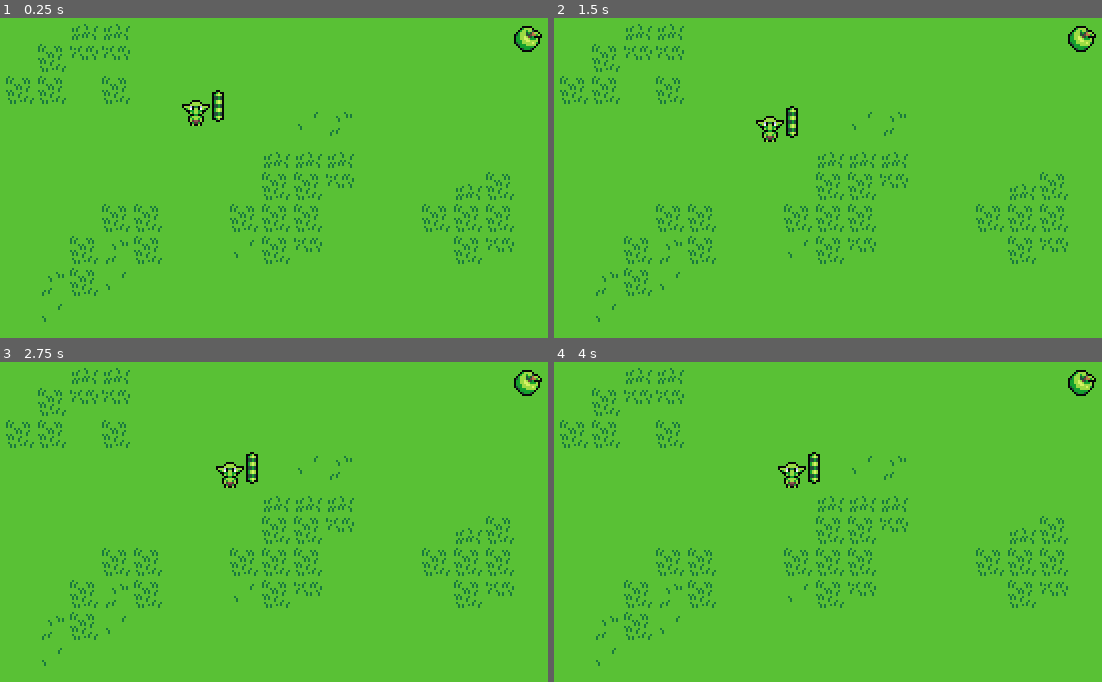
Above: before the commit, frames 1-4 (two rows, left to right).
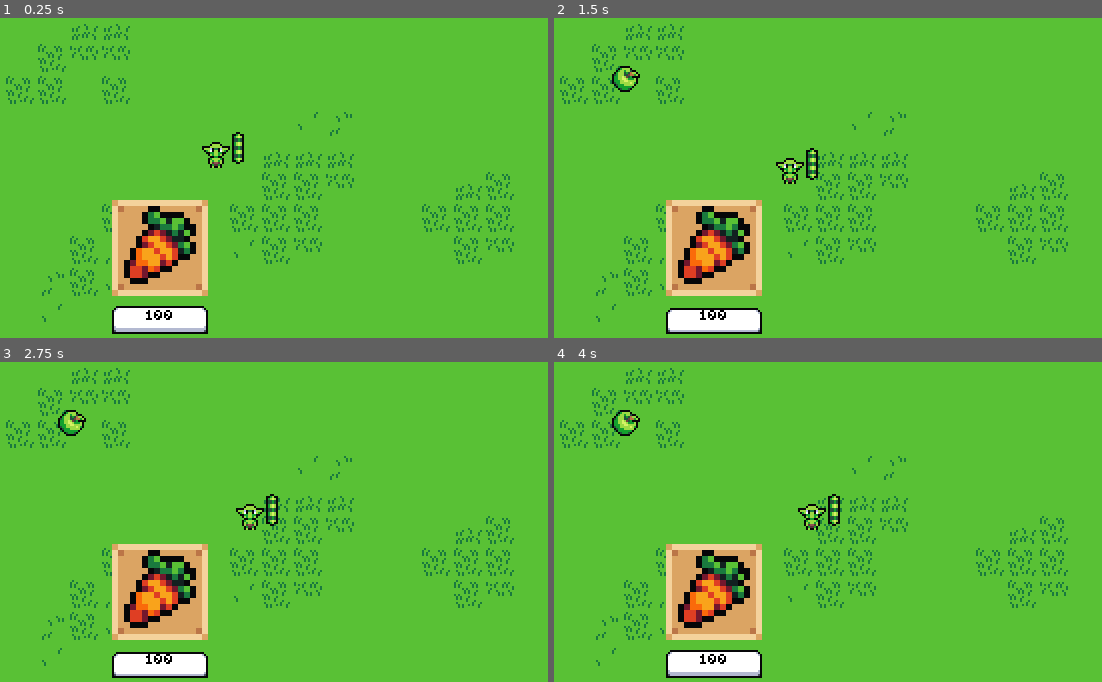
Above: after the commit, the same moments.

Repository: Fivarto/Little-Guys-WorkingTittle
Game: Godot game, scene res://Scenes/Levels/teste_level.tscn
Two runs of this game, one before a commit and one after it. Both use one fixed random seed, a clock stepped at 60 frames per second and the inputs below.
Inputs (mouse positions are in pixels of both pictures, inside the frame that each line leads up to):
- Up to frame 1 (0.25 s): no input
- Up to frame 2 (1.5 s): click (712, 318) at 0.5 s, where only the run after the commit has a clickable "100"; click (712, 318) at 1.25 s, where only the run after the commit has a clickable "100"
- Up to frame 3 (2.75 s): click (158, 662) at 2 s, where only the run after the commit has a clickable "100"
- Up to frame 4 (4 s): move the mouse to (986, 483) at 2.77 s; click (986, 483) at 2.92 s; drag from (718, 518) to (1080, 381) at 3.52 s

The runs differ from the first frame. In frame 1, 7.8% of the frame differs, in the area x 20-99%, y 2-99%; in frame 2, 8.0%; in frame 3, 8.0%; in frame 4, 8.1%, in the area x 10-99%, y 2-99%.

Commit message:
DAY - 4 - Inventory and Select State "Working"
Pegando um pouco da interface de inventário que fiz em um outro projeto pra ver se é viável usar aqui também  , comecei a migrar a lógica de selecionar o littleguy pra um state da state machine, ainda tô apanhando um pouco com isso mas , vamos tentar e.e/

Diff:
--- a/Little-Guys-WorkingTittle-main/Resources/Characters/Globlin.tres
+++ b/Little-Guys-WorkingTittle-main/Resources/Characters/Globlin.tres
@@ -17,6 +17,6 @@
 health = 50.0
 hunger = 100.0
 stomach_size = 100.0
-move_speed = 10.0
+move_speed = 50.0
 material = SubResource("ShaderMaterial_0eusx")
 metadata/_custom_type_script = "uid://byvkwtdmtokyv"
--- /dev/null
+++ b/Little-Guys-WorkingTittle-main/Scenes/Huds/inventory_slot.tscn
@@ -0,0 +1,46 @@
+[gd_scene load_steps=4 format=3 uid="uid://c7jktgjtkiemu"]
+
+[ext_resource type="Texture2D" uid="uid://ynd0r5f6kcyv" path="res://Assets/UI/Item_Slot_Simple.png" id="1_ejerk"]
+[ext_resource type="Texture2D" uid="uid://xhvvrev52bp4" path="res://Assets/Foods/Banana.png" id="2_54nyn"]
+[ext_resource type="FontFile" uid="uid://bpf416n2hbfkv" path="res://Assets/Fonts/pixel.ttf" id="2_vaalo"]
+
+[node name="Inventory_Slot" type="Control"]
+layout_mode = 3
+anchors_preset = 15
+anchor_right = 1.0
+anchor_bottom = 1.0
+offset_right = -304.0
+offset_bottom = -164.0
+grow_horizontal = 2
+grow_vertical = 2
+
+[node name="SlotBG" type="TextureRect" parent="."]
+layout_mode = 0
+offset_right = 16.0
+offset_bottom = 16.0
+texture = ExtResource("1_ejerk")
+expand_mode = 4
+
+[node name="Item_Icon" type="TextureRect" parent="."]
+layout_mode = 0
+offset_right = 16.0
+offset_bottom = 16.0
+texture = ExtResource("2_54nyn")
+
+[node name="Item_Count" type="Label" parent="."]
+layout_mode = 1
+anchors_preset = 3
+anchor_left = 1.0
+anchor_top = 1.0
+anchor_right = 1.0
+anchor_bottom = 1.0
+offset_left = -16.0
+offset_top = -16.0
+grow_horizontal = 0
+grow_vertical = 0
+theme_override_colors/font_color = Color(1, 1, 1, 1)
+theme_override_fonts/font = ExtResource("2_vaalo")
+theme_override_font_sizes/font_size = 5
+text = "1"
+horizontal_alignment = 2
+vertical_alignment = 2
--- /dev/null
+++ b/Little-Guys-WorkingTittle-main/Scenes/Huds/item_shop_wip.tscn
@@ -0,0 +1,75 @@
+[gd_scene load_steps=8 format=3 uid="uid://cb5hgibll60nv"]
+
+[ext_resource type="Texture2D" uid="uid://ynd0r5f6kcyv" path="res://Assets/UI/Item_Slot_Simple.png" id="1_1ga6k"]
+[ext_resource type="Script" uid="uid://3rob3uo3kdcd" path="res://Scripts/Shop/item_shop_wip.gd" id="1_73m1w"]
+[ext_resource type="Texture2D" uid="uid://b5rtgaiu0ls7l" path="res://Assets/Foods/Carrot.png" id="1_a6kiv"]
+[ext_resource type="Texture2D" uid="uid://c1u7daulmudad" path="res://Assets/UI/Button_Base_Hover48x16.png" id="1_vu2r5"]
+[ext_resource type="Texture2D" uid="uid://dcduoibasqjo8" path="res://Assets/UI/Button_Base_Click48x16.png" id="2_a6kiv"]
+[ext_resource type="Texture2D" uid="uid://vwxoy2l3d6bn" path="res://Assets/UI/Button_Base48x16.png" id="3_1ga6k"]
+[ext_resource type="FontFile" uid="uid://bpf416n2hbfkv" path="res://Assets/Fonts/pixel.ttf" id="4_73m1w"]
+
+[node name="ItemShop-WIP" type="Control"]
+layout_mode = 3
+anchors_preset = 15
+anchor_right = 1.0
+anchor_bottom = 1.0
+grow_horizontal = 2
+grow_vertical = 2
+script = ExtResource("1_73m1w")
+
+[node name="GridContainer" type="GridContainer" parent="."]
+custom_minimum_size = Vector2(180, 60)
+layout_mode = 1
+anchors_preset = 7
+anchor_left = 0.5
+anchor_top = 1.0
+anchor_right = 0.5
+anchor_bottom = 1.0
+offset_left = -90.0
+offset_top = -69.0
+offset_right = 90.0
+offset_bottom = -9.0
+grow_horizontal = 2
+grow_vertical = 0
+theme_override_constants/h_separation = 56
+theme_override_constants/v_separation = 72
+columns = 3
+
+[node name="Cursor3" type="Control" parent="GridContainer"]
+layout_mode = 2
+
+[node name="VBoxContainer" type="VBoxContainer" parent="GridContainer/Cursor3"]
+layout_mode = 0
+offset_right = 40.0
+offset_bottom = 40.0
+
+[node name="Item_Slot" type="TextureRect" parent="GridContainer/Cursor3/VBoxContainer"]
+layout_mode = 2
+texture = ExtResource("1_1ga6k")
+expand_mode = 4
+
+[node name="Item_Icon" type="TextureRect" parent="GridContainer/Cursor3/VBoxContainer/Item_Slot"]
+layout_mode = 2
+offset_right = 48.0
+offset_bottom = 48.0
+texture = ExtResource("1_a6kiv")
+expand_mode = 4
+
+[node name="buy_button" type="TextureButton" parent="GridContainer/Cursor3/VBoxContainer"]
+custom_minimum_size = Vector2(48, 16)
+layout_mode = 2
+texture_normal = ExtResource("3_1ga6k")
+texture_pressed = ExtResource("2_a6kiv")
+texture_hover = ExtResource("1_vu2r5")
+
+[node name="Label" type="Label" parent="GridContainer/Cursor3/VBoxContainer/buy_button"]
+layout_mode = 1
+offset_right = 48.0
+offset_bottom = 16.0
+theme_override_colors/font_color = Color(0, 0, 0, 1)
+theme_override_fonts/font = ExtResource("4_73m1w")
+theme_override_font_sizes/font_size = 5
+text = "100"
+horizontal_alignment = 1
+
+[connection signal="pressed" from="GridContainer/Cursor3/VBoxContainer/buy_button" to="." method="_on_buy_button_pressed"]
--- a/Little-Guys-WorkingTittle-main/Scenes/Levels/teste_level.tscn
+++ b/Little-Guys-WorkingTittle-main/Scenes/Levels/teste_level.tscn
@@ -2,7 +2,7 @@
 
 [ext_resource type="PackedScene" uid="uid://cgpmisvuowcis" path="res://Scenes/Tamagochis/Tamagochi_Base.tscn" id="1_ttep0"]
 [ext_resource type="Texture2D" uid="uid://c05m22td4gs5v" path="res://Assets/TileSets/Grass.png" id="1_xe3i6"]
-[ext_resource type="PackedScene" uid="uid://dnut3c4vx4fml" path="res://Scenes/Food/food.tscn" id="2_d0783"]
+[ext_resource type="PackedScene" uid="uid://cb5hgibll60nv" path="res://Scenes/Huds/item_shop_wip.tscn" id="3_xe3i6"]
 
 [sub_resource type="TileSetAtlasSource" id="TileSetAtlasSource_puijc"]
 texture = ExtResource("1_xe3i6")
@@ -26,7 +26,8 @@
 tile_set = SubResource("TileSet_d0783")
 
 [node name="Tamagochi_Base" parent="." instance=ExtResource("1_ttep0")]
-position = Vector2(110, 64)
+position = Vector2(120, 85)
 
-[node name="Food" parent="." instance=ExtResource("2_d0783")]
-position = Vector2(278, 30)
+[node name="CanvasLayer" type="CanvasLayer" parent="."]
+
+[node name="ItemShop-WIP" parent="CanvasLayer" instance=ExtResource("3_xe3i6")]
--- a/Little-Guys-WorkingTittle-main/Scenes/Tamagochis/Tamagochi_Base.tscn
+++ b/Little-Guys-WorkingTittle-main/Scenes/Tamagochis/Tamagochi_Base.tscn
@@ -9,6 +9,7 @@
 [ext_resource type="Texture2D" uid="uid://cbr4n5lc6v5jt" path="res://Assets/UI/StatusBar8PX.png" id="6_4b0ir"]
 [ext_resource type="Script" uid="uid://csxyy3yyviwr5" path="res://StateMachines/States/follow.gd" id="7_6ybb5"]
 [ext_resource type="Texture2D" uid="uid://q4mvdwkk3ufv" path="res://Assets/UI/StatusBar_FULL8PX.png" id="7_ua8gj"]
+[ext_resource type="Script" uid="uid://b7iwn4cjc6la4" path="res://StateMachines/States/Selected.gd" id="8_3n4fh"]
 
 [sub_resource type="ShaderMaterial" id="ShaderMaterial_6ybb5"]
 shader = ExtResource("3_ua8gj")
@@ -20,6 +21,7 @@
 radius = 11.0
 
 [sub_resource type="RectangleShape2D" id="RectangleShape2D_6ybb5"]
+size = Vector2(12, 12)
 
 [node name="Tamagochi_Base" type="CharacterBody2D" node_paths=PackedStringArray("tama_body") groups=["Tamagochi"]]
 script = ExtResource("1_udyy6")
@@ -69,6 +71,9 @@
 [node name="Follow" type="Node" parent="State_Machine"]
 script = ExtResource("7_6ybb5")
 
+[node name="Selected" type="Node2D" parent="State_Machine"]
+script = ExtResource("8_3n4fh")
+
 [node name="TamaGochiStatusUI" type="Control" parent="."]
 layout_mode = 3
 anchors_preset = 0
@@ -101,6 +106,7 @@
 [node name="Mouth" type="Area2D" parent="."]
 
 [node name="CollisionShape2D" type="CollisionShape2D" parent="Mouth"]
+position = Vector2(0, 2)
 shape = SubResource("RectangleShape2D_6ybb5")
 debug_color = Color(0.995981, 0, 0.195412, 0.42)
 
--- /dev/null
+++ b/Little-Guys-WorkingTittle-main/Scenes/Tamagochis/Waste/Poop.tscn
@@ -0,0 +1,52 @@
+[gd_scene load_steps=7 format=3 uid="uid://qjymeatwbcqf"]
+
+[ext_resource type="Texture2D" uid="uid://b61635hhaxa5d" path="res://Assets/Characters/Poop/Sprite-0002.png" id="1_0n6h8"]
+[ext_resource type="Script" uid="uid://dbq8msh6kwitf" path="res://Scripts/Characters/poop.gd" id="1_3xoer"]
+[ext_resource type="Shader" uid="uid://bavvuj5f5avx8" path="res://Shadders/Outline.gdshader" id="3_31308"]
+
+[sub_resource type="CircleShape2D" id="CircleShape2D_3xoer"]
+radius = 8.0
+
+[sub_resource type="ShaderMaterial" id="ShaderMaterial_yxkqs"]
+shader = ExtResource("3_31308")
+shader_parameter/outline_color = Color(0, 0, 0, 1)
+shader_parameter/blink_color = Color(1, 1, 1, 1)
+shader_parameter/blink_time_scale = 0.0
+
+[sub_resource type="Gradient" id="Gradient_ojw5f"]
+offsets = PackedFloat32Array(0, 0.228188)
+colors = PackedColorArray(0.196078, 0.168627, 0.156863, 1, 0.443137, 0.254902, 0.231373, 1)
+
+[node name="Poop" type="Node2D"]
+script = ExtResource("1_3xoer")
+
+[node name="PoopSprite" type="Sprite2D" parent="."]
+texture = ExtResource("1_0n6h8")
+
+[node name="HitBox" type="Area2D" parent="."]
+
+[node name="CollisionShape2D" type="CollisionShape2D" parent="HitBox"]
+position = Vector2(0, 4)
+shape = SubResource("CircleShape2D_3xoer")
+
+[node name="ExplosionParticles" type="CPUParticles2D" parent="."]
+material = SubResource("ShaderMaterial_yxkqs")
+use_parent_material = true
+position = Vector2(0, 6)
+rotation = -1.5708
+emitting = false
+amount = 16
+lifetime = 0.2
+one_shot = true
+explosiveness = 1.0
+randomness = 0.5
+emission_shape = 2
+emission_sphere_radius = 1.0
+gravity = Vector2(0, 0)
+initial_velocity_max = 100.0
+linear_accel_max = 3.0
+radial_accel_min = -0.2
+radial_accel_max = 5.0
+scale_amount_min = 0.2
+scale_amount_max = 1.5
+color_ramp = SubResource("Gradient_ojw5f")
--- /dev/null
+++ b/Little-Guys-WorkingTittle-main/Scripts/Characters/poop.gd
@@ -0,0 +1,40 @@
+extends Node2D
+
+
+@onready var collision_shape_2d: CollisionShape2D = $HitBox/CollisionShape2D
+@onready var explosion_particles: CPUParticles2D = $ExplosionParticles
+
+
+
+
+
+func _input(event: InputEvent) -> void:
+
+	var mouse_pos = get_global_mouse_position()
+
+	if event is InputEventMouseButton and event.button_index == MOUSE_BUTTON_LEFT:
+		if _mouse_over(mouse_pos):
+			explosion_particles.emitting = true
+
+			await get_tree().create_timer(.2).timeout
+
+			queue_free()
+			print("fart")
+
+
+
+
+
+
+
+func _mouse_over(mouse_pos: Vector2):
+
+	var shape = collision_shape_2d.shape
+
+	if shape is RectangleShape2D:
+		var rect = Rect2(global_position - shape.extents, shape.extents * 2)
+		return rect.has_point(mouse_pos)
+	elif shape is CircleShape2D:
+		return global_position.distance_to(mouse_pos) <= shape.radius
+
+	return false
--- a/Little-Guys-WorkingTittle-main/Scripts/Characters/tamagochi_base.gd
+++ b/Little-Guys-WorkingTittle-main/Scripts/Characters/tamagochi_base.gd
@@ -52,8 +52,7 @@
 
 func _process(delta: float) -> void:
 
-	tama_res.hunger -= delta * 2
-
+	tama_res.hunger -= delta
 	hunger_bar.value = tama_res.hunger
 
 func _physics_process(delta: float) -> void:
@@ -85,7 +84,6 @@
 	return false
 
 
-
 func set_selected_outline(value: bool) -> void:
 
 	selected = value
--- a/Little-Guys-WorkingTittle-main/Scripts/Items/Food/food.gd
+++ b/Little-Guys-WorkingTittle-main/Scripts/Items/Food/food.gd
@@ -12,6 +12,7 @@
 func _ready() -> void:
 
 	add_to_group("Food")
+	SignalBus.FoodSpawned.emit()
 	food_sprite.texture = food_res.food_sprite
 
 
--- /dev/null
+++ b/Little-Guys-WorkingTittle-main/Scripts/Shop/item_shop_wip.gd
@@ -0,0 +1,15 @@
+extends Control
+
+const FOOD = preload("res://Scenes/Food/food.tscn")
+
+@onready var buy_button: TextureButton = $GridContainer/Cursor3/VBoxContainer/TextureButton
+
+
+
+
+func _on_buy_button_pressed() -> void:
+	var food_ins = FOOD.instantiate()
+
+	food_ins.position = Vector2(50, 50)
+
+	add_child(food_ins)
--- a/Little-Guys-WorkingTittle-main/Scripts/Singletons/SignalBus.gd
+++ b/Little-Guys-WorkingTittle-main/Scripts/Singletons/SignalBus.gd
@@ -3,4 +3,6 @@
 #STATE_MACHINE / STATES
 signal StateTransitioned
 
+#FOOD SIGNALS
 signal FoodEaten()
+signal FoodSpawned()
--- a/Little-Guys-WorkingTittle-main/StateMachines/States/Idle.gd
+++ b/Little-Guys-WorkingTittle-main/StateMachines/States/Idle.gd
@@ -6,6 +6,7 @@
 var wander_timer : float
 
 var target_temp: Area2D
+var move_speed_temp : float
 
 
 func randomize_wander():
@@ -16,7 +17,9 @@
 
 func _Enter():
 	print("ENTROU IDLE")
-	target_temp = get_tree().get_first_node_in_group("Items")
+	SignalBus.FoodSpawned.connect(get_target)
+	get_target()
+	owner.tama_res.move_speed = 10
 	randomize_wander()
 
 
@@ -42,3 +45,8 @@
 			Transitioned.emit(self, "Follow")
 	else:
 		target_temp = null
+
+
+func get_target():
+
+	target_temp = get_tree().get_first_node_in_group("Items")
--- a/Little-Guys-WorkingTittle-main/StateMachines/States/Selected.gd
+++ b/Little-Guys-WorkingTittle-main/StateMachines/States/Selected.gd
@@ -2,60 +2,35 @@
 class_name TamaSelected
 
 
-var selected: bool = false
-var target_position: Vector2 = Vector2.ZERO
 
-@onready var tamagochi_sprite: Sprite2D = $Tamagochi_Sprite
-@onready var select_area_collision: CollisionShape2D = $SelectionArea/SelectAreaCollision
+func _Enter():
 
-
-
-func _input(event: InputEvent) -> void:
-
-	if event is InputEventMouseButton and event.button_index == MOUSE_BUTTON_LEFT and event.pressed:
-		var mouse_pos = Vector2()
-
-		if _mouse_over(mouse_pos):
-
-			set_selected_outline(true)
-
-			print("Tamagochi Selected")
-
-		elif selected:
-			target_position = mouse_pos
-			print("Moving to: ", target_position)
-
-	if event is InputEventMouseButton and event.button_index == MOUSE_BUTTON_RIGHT and selected:
-
-		set_selected_outline(false)
-
-		pass
+	print("Entrou no State : SELECTED")
+	await get_tree().create_timer(.2).timeout
+	set_selected_outline(true)
 
 
 
 
 
 
+func _Exit():
+
+	set_selected_outline(false)
 
 
+func _input(event: InputEvent) -> void:
 
+	if event is InputEventMouseButton and event.button_index == MOUSE_BUTTON_LEFT and event.pressed and owner.selected:
+		print("Mouse Click")
 
+	if event is InputEventMouseButton and event.button_index == MOUSE_BUTTON_RIGHT and event.pressed and owner.selected:
 
-func _mouse_over(mouse_pos: Vector2):
+		Transitioned.emit(self, "Idle")
 
-	var shape = select_area_collision.shape
-
-	if shape is RectangleShape2D:
-		var rect = Rect2(owner.wander_body.global_position - shape.extents, shape.extents * 2)
-		return rect.has_point(mouse_pos)
-	elif shape is CircleShape2D:
-		return owner.wander_body.global_position.distance_to(mouse_pos) <= shape.radius
-
-	return false
-
-
+	pass
 
 func set_selected_outline(value: bool) -> void:
 
-	selected = value
-	tamagochi_sprite.use_parent_material = !selected
+	owner.selected = value
+	owner.tamagochi_sprite.use_parent_material = !owner.selected
Binary file added: Little-Guys-WorkingTittle-main/Assets/Characters/Poop/PoopBase.ase
Binary file added: Little-Guys-WorkingTittle-main/Assets/Characters/Poop/Sprite-0002.png
Not shown, added: Little-Guys-WorkingTittle-main/Assets/Characters/Poop/Sprite-0002.png.import
Binary file added: Little-Guys-WorkingTittle-main/Assets/Fonts/pixel.ttf
Not shown, added: Little-Guys-WorkingTittle-main/Assets/Fonts/pixel.ttf.import
Binary file changed: Little-Guys-WorkingTittle-main/Assets/Sprite_Bases.ase
Binary file added: Little-Guys-WorkingTittle-main/Assets/UI/Button_Base48x16.png
Not shown, added: Little-Guys-WorkingTittle-main/Assets/UI/Button_Base48x16.png.import
Binary file added: Little-Guys-WorkingTittle-main/Assets/UI/Button_Base_Click48x16.png
Not shown, added: Little-Guys-WorkingTittle-main/Assets/UI/Button_Base_Click48x16.png.import
Binary file added: Little-Guys-WorkingTittle-main/Assets/UI/Button_Base_Hover48x16.png
Not shown, added: Little-Guys-WorkingTittle-main/Assets/UI/Button_Base_Hover48x16.png.import
(and 5 more such lines)
